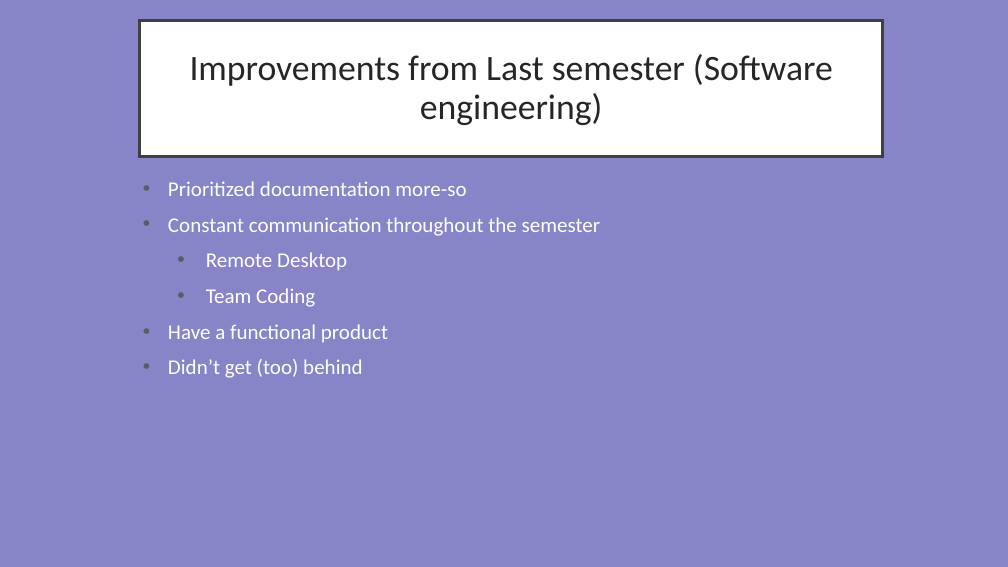
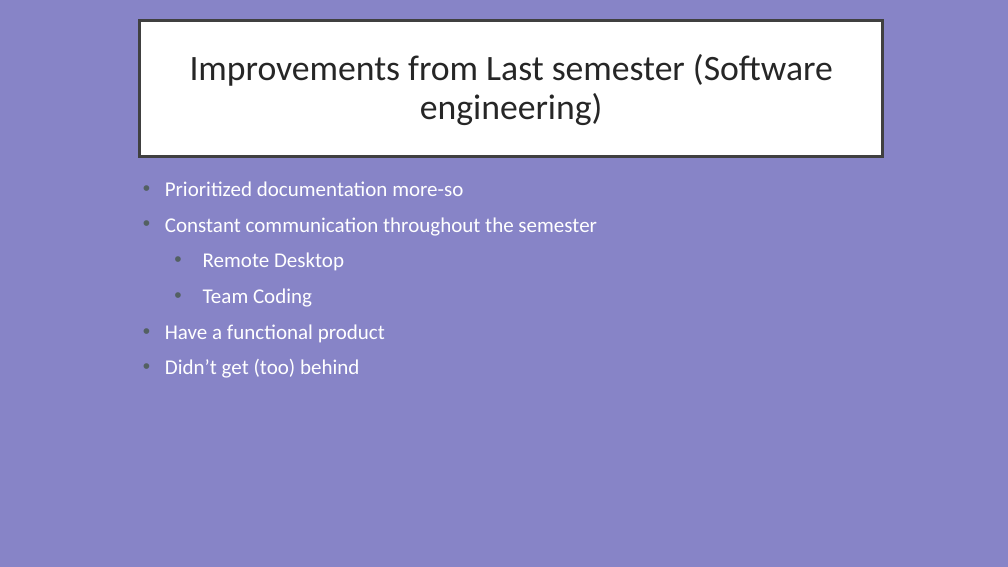
Before and after one commit to Thatawesomeguy4/FiddlePracticeAppCPSC4910, a slide deck: slide 12 of Fid'Lin Final Presentation1.1.ppt (slide 11 before the commit). Drawn at 1008x567 pixels with LibreOffice and Linux fonts; fonts in the diff are those of the drawing. Boxes give left, top, right and bottom in pixels: in the first picture for what was removed or moved away, otherwise in the second. Text is boxed around its words. In the diff, an @@ line names an element or a change of style, - is before the commit and + after.

```diff
--- a/Fid'Lin Final Presentation1.1.ppt
+++ b/Fid'Lin Final Presentation1.1.ppt
@@ text "Prioritized documentation more-so" at (165,181,597,378): indent changed @@
```
Also in this commit, not shown: 9 other slides changed, 2 slides added, 1 slide removed.
